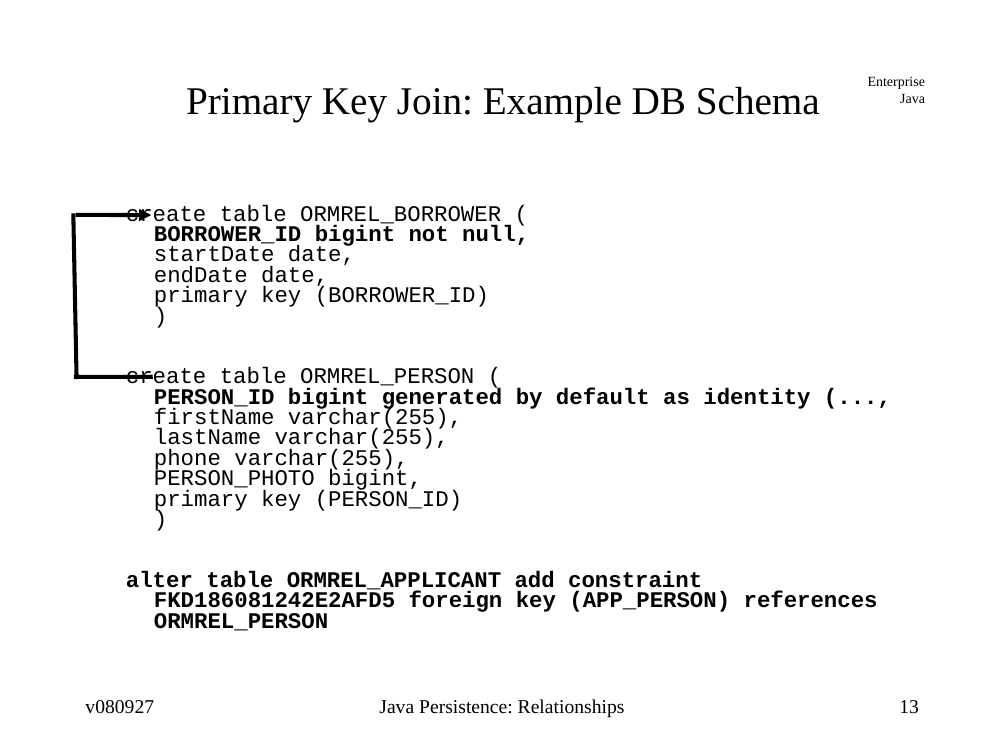
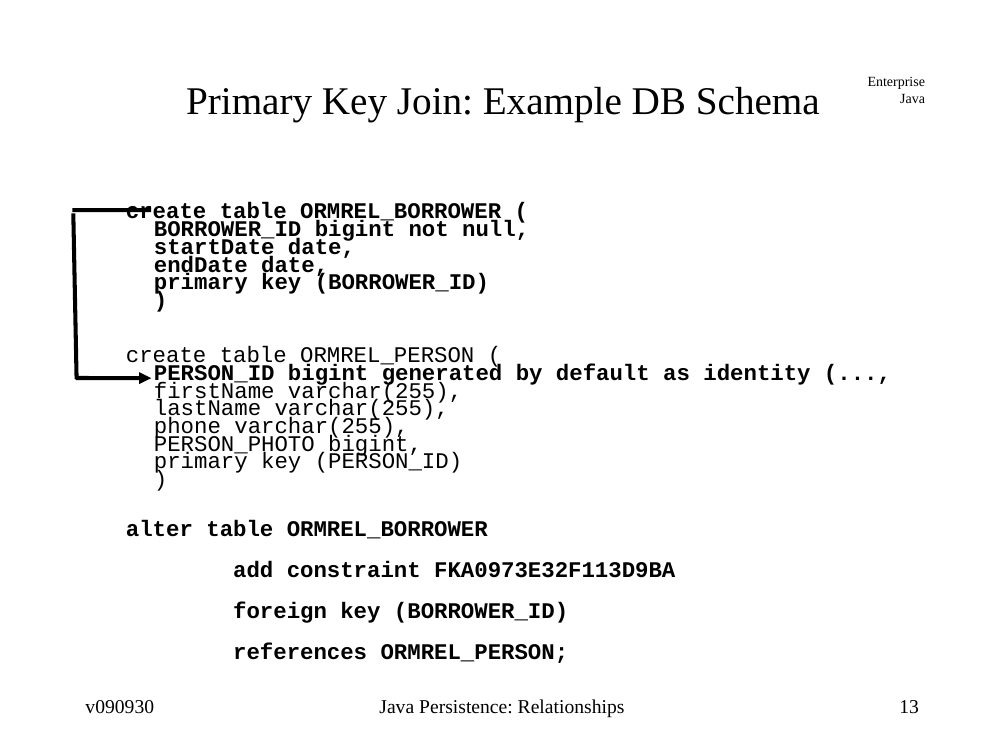
Before and after one commit to jcstaff/ejava-javaee, a slide deck: slide 13 of ormRelations/src/site/resources/lectures/ormRelations.ppt. Drawn at 1008x756 pixels with LibreOffice and Linux fonts; fonts in the diff are those of the drawing. Boxes give left, top, right and bottom in pixels: in the first picture for what was removed or moved away, otherwise in the second. Text is boxed around its words. In the diff, an @@ line names an element or a change of style, - is before the commit and + after.

Commit message:
fixed Borrower to Person DB table slide

```diff
--- a/ormRelations/src/site/resources/lectures/ormRelations.ppt
+++ b/ormRelations/src/site/resources/lectures/ormRelations.ppt
@@ text at bbox=[126, 202, 810, 475]: bold on in "create table ORMREL_BORROWER ( startDate date, endDate ..."; line spacing 0.76 to 0.66 @@
@@ line moved from (153, 377) - (74, 377) to (151, 210) - (73, 211) @@
@@ arrow moved from (76, 215) - (151, 215) to (76, 378) - (151, 378) @@
@@ text at bbox=[126, 520, 675, 663]: text changed @@
-  alter table ORMREL_APPLICANT add constraint FKD186081242E2AFD5 foreign key (APP_PERSON) references ORMREL_PERSON
+  alter table ORMREL_BORROWER
+  add constraint FKA0973E32F113D9BA
+  foreign key (BORROWER_ID)
+  references ORMREL_PERSON;
@@ text at bbox=[85, 700, 154, 714]: text changed @@
-v080927
+v090930
```
Also in this commit, not shown: 67 other slides changed.
